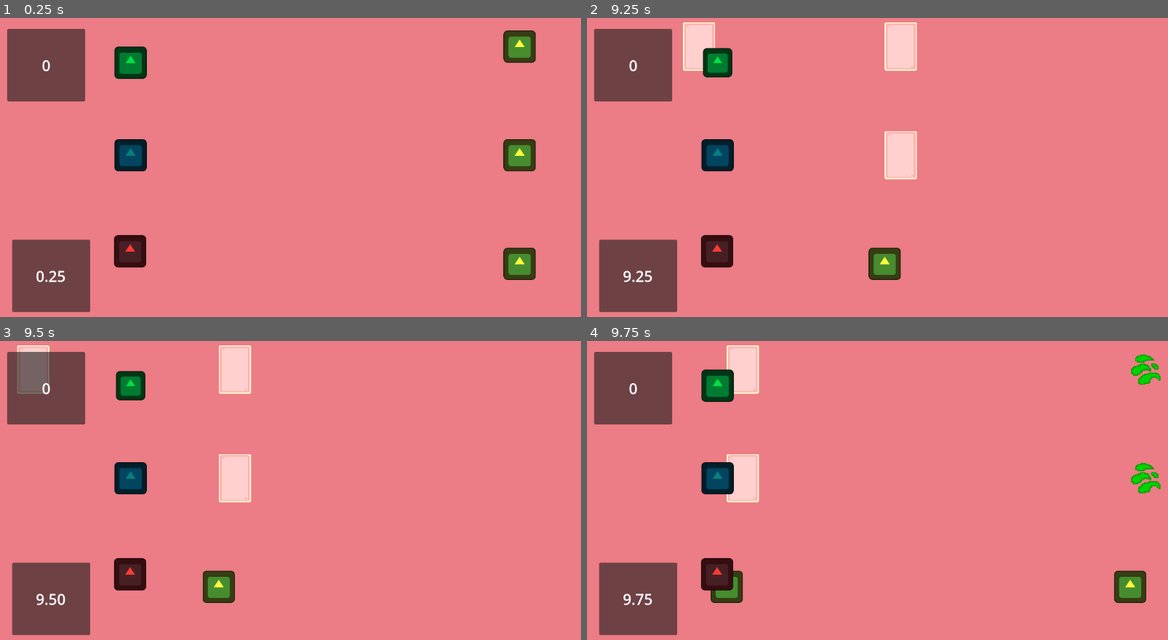
Above: before the commit, frames 1-4 (two rows, left to right).
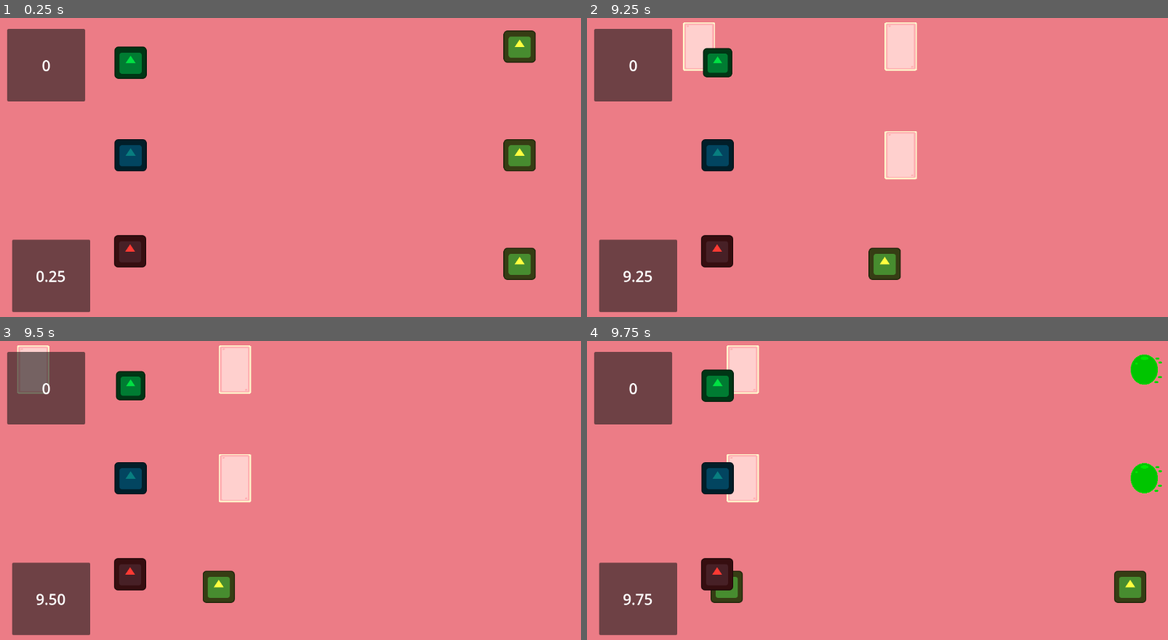
Above: after the commit, the same moments.

Repository: milnej/EscapeFromFrog
Game: Godot game, scene res://game.tscn
Same seed, same stepped clock (60 frames per second), same inputs: the game is played once before the commit and once after it. This scene is started directly instead of the project's main scene. The engine's default icon, where the game draws it, is replaced by a stand-in: a white triangle on a blue panel in a dark square.
Inputs:
- Up to frame 1 (0.25 s): no input
- Up to frame 2 (9.25 s): hold W (beetle_up) 0.53-2.03 s; tap Space (beetle_attack) every 0.75 s from 0.6 to 8.85 s; hold A (note_left) 2.03-3.53 s; hold S (beetle_down) 3.53-4.28 s; hold L (note_right) 4.28-5.03 s; hold W (beetle_up) 5.03-5.78 s; hold L (note_right) 5.78-8.03 s; hold S (beetle_down) 8.03-8.78 s; hold A (note_left) from 8.78 s (still down)
- Up to frame 3 (9.5 s): keep holding A (note_left)
- Up to frame 4 (9.75 s): release A (note_left) at 9.53 s; hold W (beetle_up) from 9.53 s (still down); tap Space (beetle_attack) at 9.6 s

Frames 1-3 are identical in both runs. In frame 4, 0.5% of the frame differs, in the area x 93-99%, y 4-51%.
Error before the commit: Attempt to call function 'get_node' in base 'null instance' on a null instance. (res://Scripts/note.gd:25)
Error after the commit: Attempt to call function 'get_node' in base 'null instance' on a null instance. (res://Scripts/note.gd:27)

Commit message:
notes now have ok nice and perfect values

Diff:
--- a/Scene/acid.tscn
+++ b/Scene/acid.tscn
@@ -1,63 +1,39 @@
-[gd_scene load_steps=9 format=3 uid="uid://cgfrkai27nid3"]
+[gd_scene load_steps=6 format=3 uid="uid://cgfrkai27nid3"]
 
 [ext_resource type="Script" path="res://Scripts/acid.gd" id="1_rx3qk"]
-[ext_resource type="Texture2D" uid="uid://crl0qok4kgrnh" path="res://Resources/Sprites/acid_spritesheet.png" id="2_ei2wn"]
-
-[sub_resource type="AtlasTexture" id="AtlasTexture_27a3m"]
-atlas = ExtResource("2_ei2wn")
-region = Rect2(0, 0, 64, 64)
-
-[sub_resource type="AtlasTexture" id="AtlasTexture_y74wl"]
-atlas = ExtResource("2_ei2wn")
-region = Rect2(64, 0, 64, 64)
-
-[sub_resource type="AtlasTexture" id="AtlasTexture_ycphs"]
-atlas = ExtResource("2_ei2wn")
-region = Rect2(128, 0, 64, 64)
-
-[sub_resource type="AtlasTexture" id="AtlasTexture_fgw08"]
-atlas = ExtResource("2_ei2wn")
-region = Rect2(192, 0, 64, 64)
-
-[sub_resource type="SpriteFrames" id="SpriteFrames_ixium"]
-animations = [{
-"frames": [{
-"duration": 1.0,
-"texture": SubResource("AtlasTexture_27a3m")
-}, {
-"duration": 1.0,
-"texture": SubResource("AtlasTexture_y74wl")
-}, {
-"duration": 1.0,
-"texture": SubResource("AtlasTexture_ycphs")
-}, {
-"duration": 1.0,
-"texture": SubResource("AtlasTexture_fgw08")
-}],
-"loop": true,
-"name": &"default",
-"speed": 5.0
-}]
+[ext_resource type="Texture2D" uid="uid://bpmmbsww0mksg" path="res://Resources/Sprites/acidbubble.png" id="2_40raq"]
 
 [sub_resource type="RectangleShape2D" id="RectangleShape2D_yf74h"]
-size = Vector2(128, 128)
+size = Vector2(96, 64)
 
-[node name="Note2" type="Node2D"]
+[sub_resource type="RectangleShape2D" id="RectangleShape2D_1y4hh"]
+size = Vector2(384, 192)
+
+[sub_resource type="RectangleShape2D" id="RectangleShape2D_dgiao"]
+size = Vector2(128, 64)
+
+[node name="Note" type="Node2D"]
 script = ExtResource("1_rx3qk")
 points_value = 0
 
-[node name="AnimatedSprite2D" type="AnimatedSprite2D" parent="."]
+[node name="Sprite2D" type="Sprite2D" parent="."]
 modulate = Color(0, 1, 0, 1)
 texture_filter = 1
-sprite_frames = SubResource("SpriteFrames_ixium")
-autoplay = "default"
+texture = ExtResource("2_40raq")
 
-[node name="Area2D" type="Area2D" parent="AnimatedSprite2D"]
+[node name="Area2D" type="Area2D" parent="Sprite2D"]
 collision_layer = 2
 
-[node name="CollisionShape2D" type="CollisionShape2D" parent="AnimatedSprite2D/Area2D"]
+[node name="Perfect" type="CollisionShape2D" parent="Sprite2D/Area2D"]
 scale = Vector2(0.5, 0.5)
 shape = SubResource("RectangleShape2D_yf74h")
 
-[connection signal="area_entered" from="AnimatedSprite2D/Area2D" to="." method="_on_area_2d_area_entered"]
-[connection signal="area_exited" from="AnimatedSprite2D/Area2D" to="." method="_on_area_2d_area_exited"]
+[node name="Nice" type="CollisionShape2D" parent="Sprite2D/Area2D"]
+scale = Vector2(0.25, 0.25)
+shape = SubResource("RectangleShape2D_1y4hh")
+
+[node name="Okay" type="CollisionShape2D" parent="Sprite2D/Area2D"]
+shape = SubResource("RectangleShape2D_dgiao")
+
+[connection signal="area_entered" from="Sprite2D/Area2D" to="." method="_on_area_2d_area_entered"]
+[connection signal="area_exited" from="Sprite2D/Area2D" to="." method="_on_area_2d_area_exited"]
--- a/Scene/beetle_trapped.tscn
+++ b/Scene/beetle_trapped.tscn
@@ -1,10 +1,16 @@
-[gd_scene load_steps=4 format=3 uid="uid://bpqdwakl4j5m1"]
+[gd_scene load_steps=6 format=3 uid="uid://bpqdwakl4j5m1"]
 
 [ext_resource type="Script" path="res://Scripts/unbreakable_flesh.gd" id="1_q5tcs"]
 [ext_resource type="Texture2D" uid="uid://bs6r4ygmfwj0x" path="res://icon.svg" id="2_xxukw"]
 
-[sub_resource type="RectangleShape2D" id="RectangleShape2D_yf74h"]
-size = Vector2(128, 128)
+[sub_resource type="RectangleShape2D" id="RectangleShape2D_hf2fx"]
+size = Vector2(96, 64)
+
+[sub_resource type="RectangleShape2D" id="RectangleShape2D_buwt3"]
+size = Vector2(384, 192)
+
+[sub_resource type="RectangleShape2D" id="RectangleShape2D_j0srf"]
+size = Vector2(128, 64)
 
 [node name="Note2" type="Node2D"]
 script = ExtResource("1_q5tcs")
@@ -18,8 +24,16 @@
 [node name="Area2D" type="Area2D" parent="Sprite2D"]
 collision_layer = 2
 
-[node name="CollisionShape2D" type="CollisionShape2D" parent="Sprite2D/Area2D"]
-shape = SubResource("RectangleShape2D_yf74h")
+[node name="Perfect" type="CollisionShape2D" parent="Sprite2D/Area2D"]
+scale = Vector2(0.5, 0.5)
+shape = SubResource("RectangleShape2D_hf2fx")
+
+[node name="Nice" type="CollisionShape2D" parent="Sprite2D/Area2D"]
+scale = Vector2(0.25, 0.25)
+shape = SubResource("RectangleShape2D_buwt3")
+
+[node name="Okay" type="CollisionShape2D" parent="Sprite2D/Area2D"]
+shape = SubResource("RectangleShape2D_j0srf")
 
 [connection signal="area_entered" from="Sprite2D/Area2D" to="." method="_on_area_2d_area_entered"]
 [connection signal="area_exited" from="Sprite2D/Area2D" to="." method="_on_area_2d_area_exited"]
--- a/Scene/breakable_flesh.tscn
+++ b/Scene/breakable_flesh.tscn
@@ -1,10 +1,16 @@
-[gd_scene load_steps=4 format=3 uid="uid://bx4li0eq0jax0"]
+[gd_scene load_steps=6 format=3 uid="uid://bx4li0eq0jax0"]
 
 [ext_resource type="Script" path="res://Scripts/note.gd" id="1_munt2"]
 [ext_resource type="Texture2D" uid="uid://bs6r4ygmfwj0x" path="res://icon.svg" id="2_xejaf"]
 
-[sub_resource type="RectangleShape2D" id="RectangleShape2D_yf74h"]
-size = Vector2(128, 128)
+[sub_resource type="RectangleShape2D" id="RectangleShape2D_n4ufc"]
+size = Vector2(96, 64)
+
+[sub_resource type="RectangleShape2D" id="RectangleShape2D_c7fek"]
+size = Vector2(384, 192)
+
+[sub_resource type="RectangleShape2D" id="RectangleShape2D_xifbp"]
+size = Vector2(128, 64)
 
 [node name="Note" type="Node2D"]
 script = ExtResource("1_munt2")
@@ -15,11 +21,32 @@
 scale = Vector2(0.5, 0.5)
 texture = ExtResource("2_xejaf")
 
-[node name="Area2D" type="Area2D" parent="Sprite2D"]
+[node name="Perfect" type="Area2D" parent="."]
+position = Vector2(-32, 0)
+scale = Vector2(0.5, 0.5)
 collision_layer = 2
 
-[node name="CollisionShape2D" type="CollisionShape2D" parent="Sprite2D/Area2D"]
-shape = SubResource("RectangleShape2D_yf74h")
+[node name="Perfect" type="CollisionShape2D" parent="Perfect"]
+scale = Vector2(0.5, 0.5)
+shape = SubResource("RectangleShape2D_n4ufc")
 
-[connection signal="area_entered" from="Sprite2D/Area2D" to="." method="_on_area_2d_area_entered"]
-[connection signal="area_exited" from="Sprite2D/Area2D" to="." method="_on_area_2d_area_exited"]
+[node name="Nice" type="Area2D" parent="."]
+
+[node name="Nice" type="CollisionShape2D" parent="Nice"]
+position = Vector2(-32, 0)
+scale = Vector2(0.125, 0.125)
+shape = SubResource("RectangleShape2D_c7fek")
+
+[node name="Okay" type="Area2D" parent="."]
+
+[node name="Okay" type="CollisionShape2D" parent="Okay"]
+position = Vector2(-32, 0)
+scale = Vector2(0.5, 0.5)
+shape = SubResource("RectangleShape2D_xifbp")
+
+[connection signal="area_entered" from="Perfect" to="." method="_on_perfect_area_entered"]
+[connection signal="area_exited" from="Perfect" to="." method="_on_perfect_area_exited"]
+[connection signal="area_entered" from="Nice" to="." method="_on_nice_area_entered"]
+[connection signal="area_exited" from="Nice" to="." method="_on_nice_area_exited"]
+[connection signal="area_entered" from="Okay" to="." method="_on_okay_area_entered"]
+[connection signal="area_exited" from="Okay" to="." method="_on_okay_area_exited"]
--- a/Scripts/note.gd
+++ b/Scripts/note.gd
@@ -4,9 +4,11 @@
 var sfx_player: NoteCollectionPlayer
 @export var line: int
 @export var note_number: int
-@export var points_value: int = 1
+@export var points_value: int = 25
 var note_position: int  = 0
-var is_colliding: bool = false
+var is_colliding_okay: bool = false
+var is_colliding_nice: bool = false
+var is_colliding_perfect: bool = false
 var is_collected: bool = false
 var note_picker: Note_Picker
 var LANE_DISTANCE: int = 185
@@ -44,23 +46,55 @@
 
 func collect():
 	if !is_collected:
-		if is_colliding and note_picker != null:
-			if note_picker.is_collecting:
+		if note_picker != null:
+			if is_colliding_perfect and note_picker.is_collecting:
+				is_collected = true
+				note_picker.is_collecting = false
+				SignalBus.note_collected.emit(points_value * 3)
+				note_collected.emit()
+				print("PERFECT")
+				queue_free()
+			elif is_colliding_nice and note_picker.is_collecting:
+				is_collected = true
+				note_picker.is_collecting = false
+				SignalBus.note_collected.emit(points_value * 2)
+				note_collected.emit()
+				print("Nice")
+				queue_free()
+			elif is_colliding_okay and note_picker.is_collecting:
 				is_collected = true
 				note_picker.is_collecting = false
 				SignalBus.note_collected.emit(points_value)
 				note_collected.emit()
+				print("Ok..")
 				queue_free()
 
-func _on_area_2d_area_entered(area):
-	print(area.get_parent() is Note_Picker)
+func _on_nice_area_entered(area):
 	if area.get_parent() is Note_Picker:
-		is_colliding = true;
+		is_colliding_nice = true;
+		note_picker = area.get_parent()
+
+func _on_perfect_area_entered(area):
+	if area.get_parent() is Note_Picker:
+		is_colliding_perfect = true;
+		note_picker = area.get_parent()
+
+func _on_okay_area_entered(area):
+	if area.get_parent() is Note_Picker:
+		is_colliding_okay = true;
 		note_picker = area.get_parent()
 	elif area.get_parent() is Beetle_Player:
-		is_colliding = false;
+		is_colliding_okay = false;
 		SignalBus.note_missed.emit()
 
-func _on_area_2d_area_exited(area):
+func _on_okay_area_exited(area):
 	if area.get_parent() is Note_Picker:
-		is_colliding = false;
+		is_colliding_okay = false;
+
+func _on_nice_area_exited(area):
+	if area.get_parent() is Note_Picker:
+		is_colliding_nice = false;
+
+func _on_perfect_area_exited(area):
+	if area.get_parent() is Note_Picker:
+		is_colliding_perfect = false;
